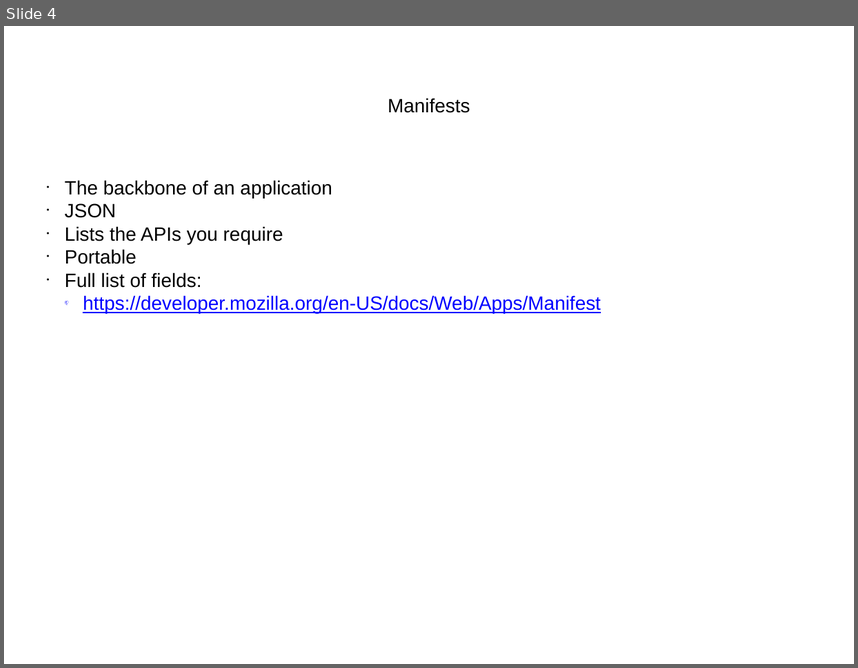
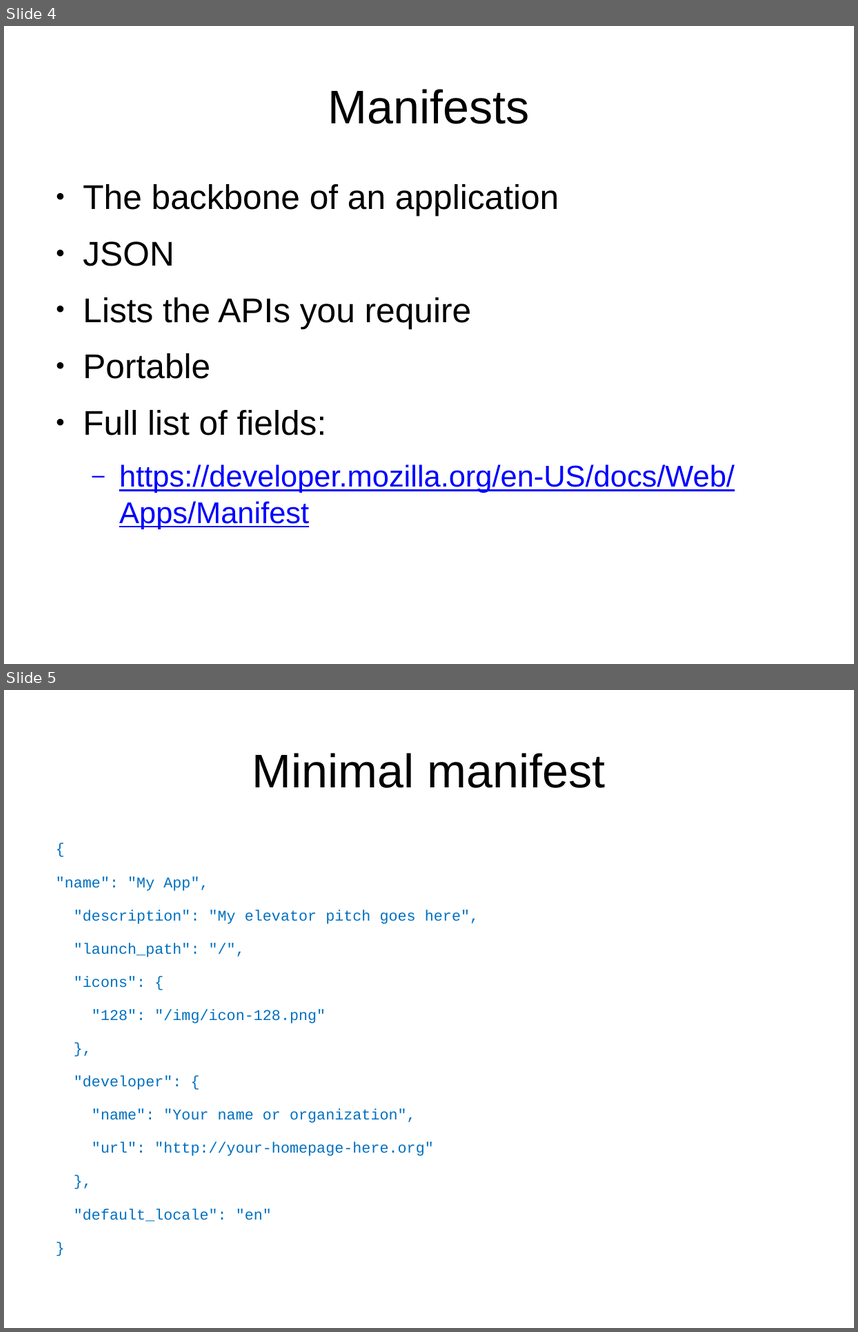
Before and after one commit to ymihaylov/Firefox-OS-Documentation-Project, a slide deck: Applications-Slides.pptx. Shown one above the other, each under a label of ours: slide 4 before the commit, slides 4 and 5 after it. The pictures are 858x668 and 858x1332 pixels, drawn with LibreOffice and Linux fonts; fonts in the diff are those of the drawing. Boxes give left, top, right and bottom in pixels: in the first picture for what was removed or moved away, otherwise in the second. Text is boxed around its words. In the diff, an @@ line names an element or a change of style, - is before the commit and + after.

Commit message:
Updated the pptx presentation.
Removed the ppsx one

```diff
--- a/Applications-Slides.pptx
+++ b/Applications-Slides.pptx
@@ slide 5 added at [4,690,854,1328], background #FFFFFF @@
@@ title added at [252,753,606,788], 44 pt, text #000000 @@
+Minimal manifest
@@ text added at [56,876,479,1156], 14 pt, text #0070C0 @@
+{
+"name": "My App",
+"description": "My elevator pitch goes here",
+"launch_path": "/",
+"icons": {
+"128": "/img/icon-128.png"
+},
+"developer": {
+"name": "Your name or organization",
+"url": "http://your-homepage-here.org"
+},
+"default_locale": "en"
+}
@@ slide 4 changed as well @@
@@ title "Manifests" at [328,89,530,124]: size 18 to 44 pt @@
@@ text "The backbone of an application" at [83,184,735,529]: size 18 to 32 pt in "The backbone of an application", "JSON", "Lists the APIs you require", "Portable" and 1 more places; size 18 to 28 pt in "https://developer.mozilla.org/en-US/docs/Web/Apps/Manifest"; indent changed; more space between paragraphs; bullet 📫 to – @@
```
Also in this commit, not shown: 13 other slides changed, 1 slide removed.
